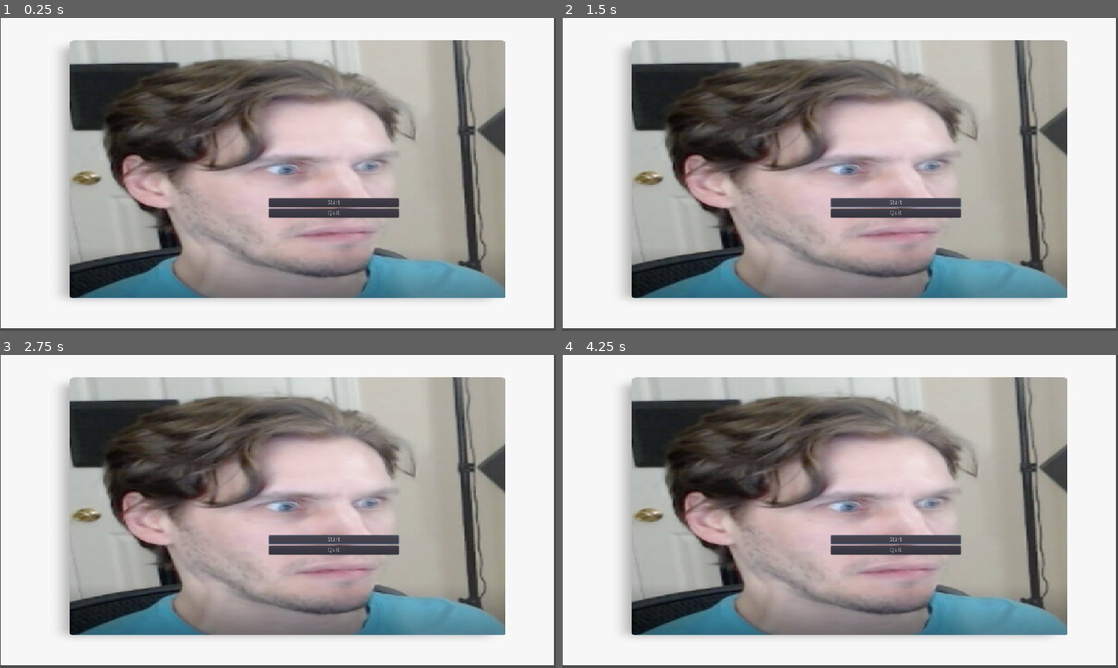
Above: before the commit, frames 1-4 (two rows, left to right).
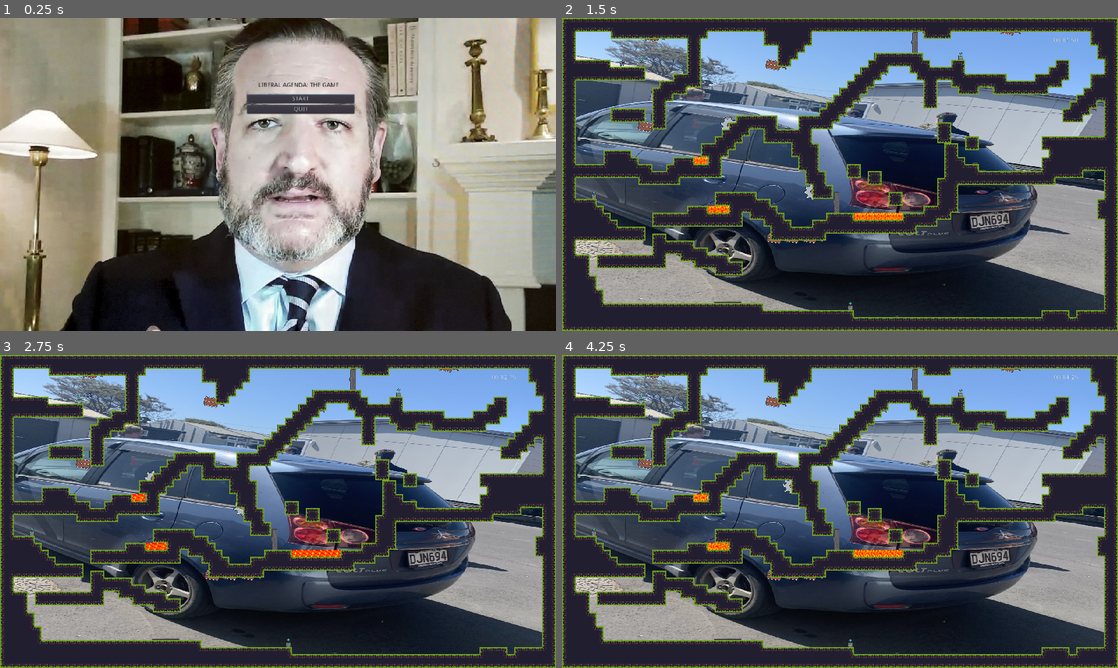
Above: after the commit, the same moments.

Repository: SuggG2/Platformer
Game: Godot game, scene res://Menu.tscn
The game is run twice, just before and just after one commit, with the same random seed, the same clock (stepped at 60 frames per second) and the same inputs. This scene is started directly instead of the project's main scene.
Inputs (mouse positions are in pixels of both pictures, inside the frame that each line leads up to):
- Up to frame 1 (0.25 s): no input
- Up to frame 2 (1.5 s): click "Start" (after the commit: "START") at 0.5 s; click (895, 202) at 1.25 s, where only the run before the commit has a clickable "Start"
- Up to frame 3 (2.75 s): hold D (right) from 2.03 s (still down); tap Z (zoom) at 2.1 s; tap Space (jump) at 2.27 s
- Up to frame 4 (4.25 s): tap Z (zoom) at 2.85, 3.6 s; tap Space (jump) at 3.02 s; release D (right) at 3.53 s; hold A (left) from 3.53 s (still down)

The runs differ from the first frame. In frame 1, 87% of the frame differs, in the area x 0-100%, y 0-100%; in frame 2, 97%; in frame 3, 97%; in frame 4, 97%.
Error before the commit: Attempt to call function 'grab_focus' in base 'null instance' on a null instance. (res://Scripts/Menu.gd:5)

Commit message:
Menu

Diff:
--- /dev/null
+++ b/Menu.gd
@@ -0,0 +1,16 @@
+extends Control
+
+
+
+func _ready():
+	$VBoxContainer/Start.grab_focus()
+
+
+
+
+func _on_Start_pressed():
+	get_tree().change_scene("res://World.tscn")
+
+
+func _on_Quit_pressed():
+	get_tree().quit()
--- a/Menu.tscn
+++ b/Menu.tscn
@@ -1,50 +1,50 @@
 [gd_scene load_steps=3 format=2]
 
-[ext_resource path="res://Scripts/Menu.gd" type="Script" id=1]
-[ext_resource path="res://Other images/mp,504x516,gloss,f8f8f8,t-pad,600x600,f8f8f8.jpg" type="Texture" id=2]
-
+[ext_resource path="res://Menu.gd" type="Script" id=1]
+[ext_resource path="res://Other images/hotrepub.jpg" type="Texture" id=2]
 
 [node name="Menu" type="Control"]
 anchor_right = 1.0
 anchor_bottom = 1.0
-margin_left = 31.0
-margin_top = 2.0
-margin_right = 28.0
-margin_bottom = 2.0
 script = ExtResource( 1 )
+__meta__ = {
+"_edit_lock_": true
+}
 
 [node name="Sprite" type="Sprite" parent="."]
-position = Vector2( 607, 354 )
-scale = Vector2( 2.12333, 1.19 )
+position = Vector2( 699, 393 )
 texture = ExtResource( 2 )
 __meta__ = {
 "_edit_lock_": true
 }
 
 [node name="VBoxContainer" type="VBoxContainer" parent="."]
-anchor_right = 0.271
-anchor_bottom = 0.284
-margin_left = 588.0
-margin_top = 413.0
-margin_right = 541.12
-margin_bottom = 408.52
+margin_left = 569.0
+margin_top = 176.0
+margin_right = 816.0
+margin_bottom = 362.0
 
 [node name="Start" type="Button" parent="VBoxContainer"]
-margin_right = 299.0
+margin_right = 247.0
 margin_bottom = 20.0
-text = "Start"
+text = "START"
 
 [node name="Quit" type="Button" parent="VBoxContainer"]
 margin_top = 24.0
-margin_right = 299.0
+margin_right = 247.0
 margin_bottom = 44.0
-text = "Quit"
+text = "QUIT"
 
 [node name="Label" type="Label" parent="."]
-margin_left = 588.0
-margin_top = 461.0
-margin_right = 888.0
-margin_bottom = 475.0
+margin_left = 595.0
+margin_top = 148.0
+margin_right = 892.0
+margin_bottom = 258.0
+size_flags_horizontal = 3
+size_flags_vertical = 6
+custom_colors/font_color = Color( 0, 0, 0, 1 )
+custom_colors/font_outline_modulate = Color( 0, 0, 0, 1 )
+text = "LIBERAL AGENDA: THE GAME"
 
 [connection signal="pressed" from="VBoxContainer/Start" to="." method="_on_Start_pressed"]
 [connection signal="pressed" from="VBoxContainer/Quit" to="." method="_on_Quit_pressed"]
Renamed: Terrain/Terrain (16x16).png -> Other images/Terrain/Terrain (16x16).png
Not shown, added: Other images/Terrain/Terrain (16x16).png.import
Binary file added: Other images/hotrepub.jpg
Not shown, changed: Other images/hotrepub.jpg.import
